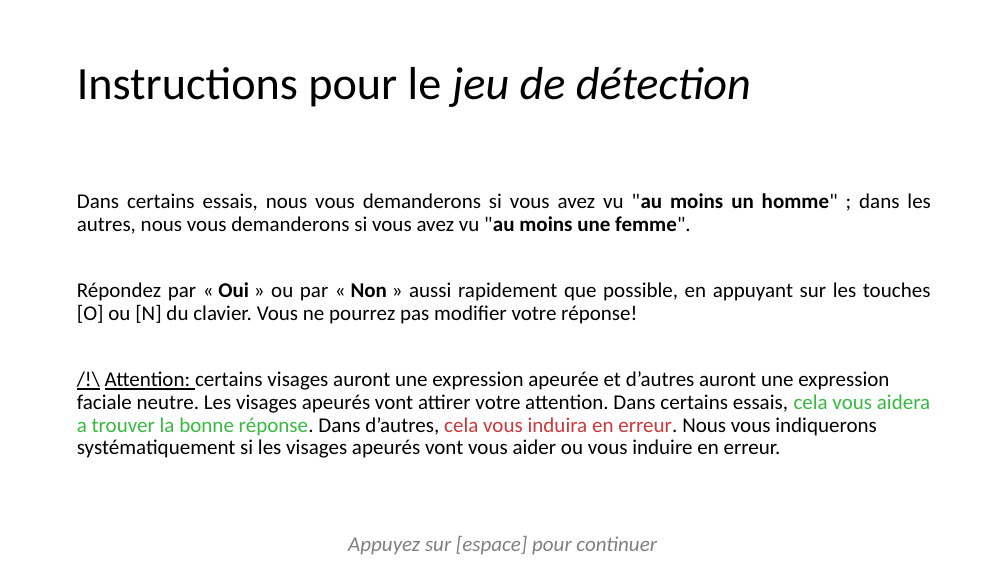
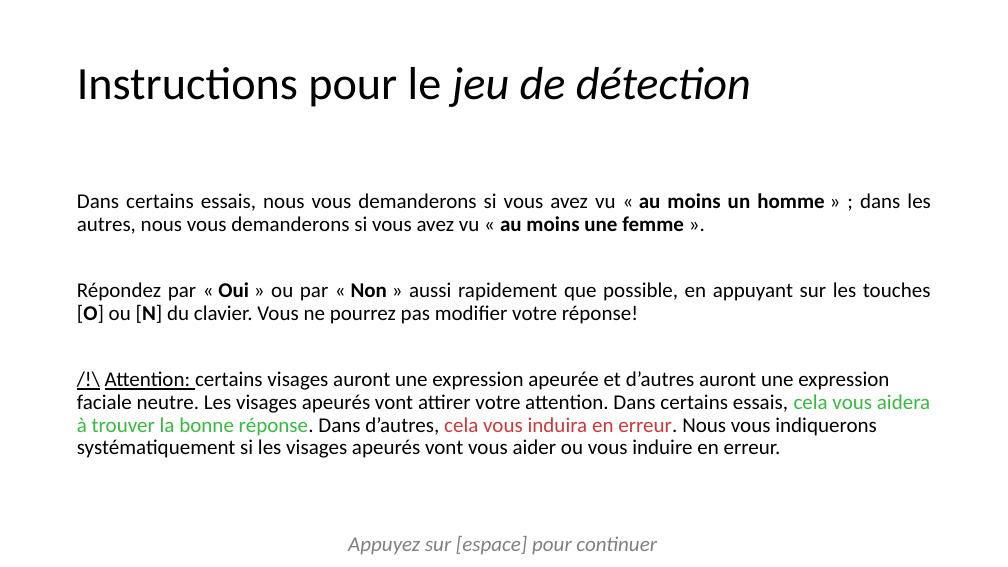
Before and after one commit to jusporrer/Emotion_regulation, a slide deck: slide 9 of instructions/instructionsDiapo.pptx. Drawn at 1008x567 pixels with LibreOffice and Linux fonts; fonts in the diff are those of the drawing. Boxes give left, top, right and bottom in pixels: in the first picture for what was removed or moved away, otherwise in the second. Text is boxed around its words. In the diff, an @@ line names an element or a change of style, - is before the commit and + after.

```diff
--- a/instructions/instructionsDiapo.pptx
+++ b/instructions/instructionsDiapo.pptx
@@ text at <box>77,193,930,234</box>: text changed @@
-Dans certains essais, nous vous demanderons si vous avez vu "au moins un homme" ; dans les autres, nous vous demanderons si vous avez vu "au moins une femme".
+Dans certains essais, nous vous demanderons si vous avez vu « au moins un homme » ; dans les autres, nous vous demanderons si vous avez vu « au moins une femme ».
@@ text at <box>77,282,931,324</box>: bold on in "[O] [N]" @@
@@ text at <box>77,371,930,458</box>: text changed @@
-/!\ Attention: certains visages auront une expression apeurée et d’autres auront une expression faciale neutre. Les visages apeurés vont attirer votre attention. Dans certains essais, cela vous aidera a trouver la bonne réponse. Dans d’autres, cela vous induira en erreur. Nous vous indiquerons systématiquement si les visages apeurés vont vous aider ou vous induire en erreur.
+/!\ Attention: certains visages auront une expression apeurée et d’autres auront une expression faciale neutre. Les visages apeurés vont attirer votre attention. Dans certains essais, cela vous aidera à trouver la bonne réponse. Dans d’autres, cela vous induira en erreur. Nous vous indiquerons systématiquement si les visages apeurés vont vous aider ou vous induire en erreur.
```
Also in this commit, not shown: 3 other slides changed, 10 other files.
